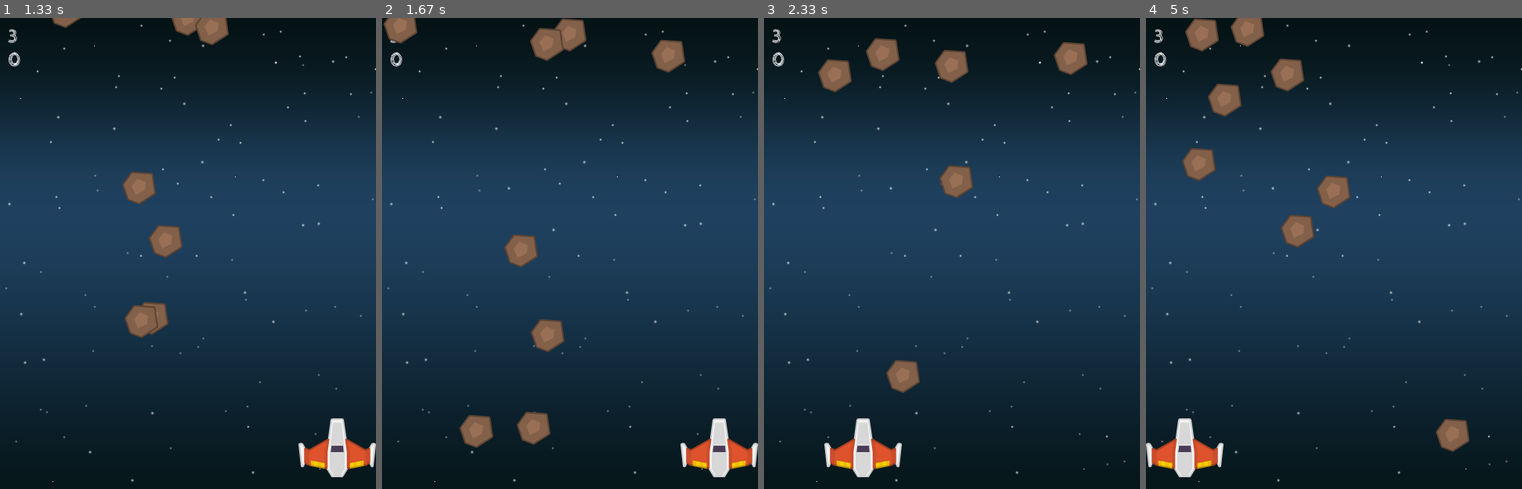
Above: before the commit, frames 1-4 (left to right).
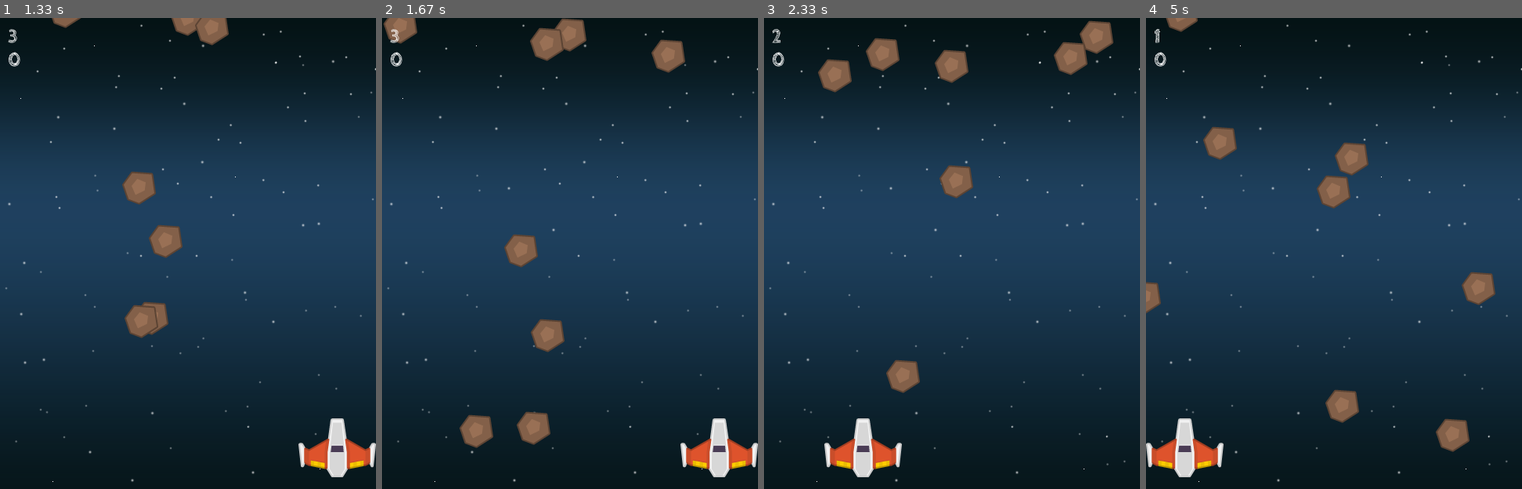
Above: after the commit, the same moments.

Repository: Fscheco/Proyecto-Final-Pygame-Checs
Game: pygame game, started from main.py
Two runs of this game, one before a commit and one after it. Both use one fixed random seed, a clock stepped at 60 frames per second and the inputs below.
Inputs:
- Up to frame 1 (1.33 s): tap Space at 0.33 s; hold Right 0.67-1.13 s; hold Right from 1.17 s (still down)
- Up to frame 2 (1.67 s): release Right at 1.63 s
- Up to frame 3 (2.33 s): hold Left 1.67-2.2 s; hold Left from 2.23 s (still down)
- Up to frame 4 (5 s): release Left at 2.63 s; hold Right 2.67-3.3 s; hold Left 3.33-3.8 s; hold Right 3.83-4.3 s; hold Left 4.33-4.8 s; hold Left from 4.83 s (still down)

Frame 1 is identical in both runs. In frame 2, less than 0.1% of the frame differs, in the area x 2-5%, y 2-6%; in frame 3, 0.5%; in frame 4, 5.1%, in the area x 0-93%, y 0-86%.

Commit message:
colisiones y explosiones

Diff:
--- a/StarAtlas/entidades.py
+++ b/StarAtlas/entidades.py
@@ -5,8 +5,12 @@
 
 
 class Player(Sprite):
-    def __init__(self, **Kwargs):
+    def __init__(self, pantalla, **Kwargs):
         super().__init__()
+        self.vidas = 3
+        self.pantalla = pantalla
+        self.explosion = pygame.sprite.Group()
+        self.colision = False
         self.image = pygame.image.load("resources/img/playerShip1_orange.png").convert_alpha()
         self.rect = self.image.get_rect(**Kwargs)
         self.posicion_inicial = Kwargs
@@ -28,16 +32,35 @@
             self.rect.right = ANCHO
         if self.rect.left < 0:
             self.rect.left = 0
+        if self.colision:
+            explosion = Explosion(self.pantalla, center=(self.rect.centerx, self.rect.centery))
+            self.explosion.add(explosion)
+            self.colision = False
+
+
+    def draw(self):
+        self.pantalla.blit(self.image, self.rect)
+        for self.explotado in self.explosion:
+            self.explotado.update()
+            self.explotado.draw()
+            if self.explotado.imagenActual == len(self.explotado.listaImagenes) - 1:
+                self.explotado.kill()
+
+
+
 
 class Meteoritos(Sprite):
-    def __init__(self):
+    def __init__(self, pantalla):
         super().__init__()
+        self.pantalla = pantalla
         self.image = pygame.image.load("resources/img/meteorBrown_med1.png").convert_alpha()
         self.rect = self.image.get_rect()
         self.rect.x = random.randrange(ANCHO - self.rect.width)
         self.rect.y = random.randrange(-100, -40)
         self.speedy = random.randrange(1, 8)
         self.speedx = random.randrange(-3, 3)
+        self.colision = False
+        self.explosion = pygame.sprite.Group()
 
     def update(self):
         self.rect.x += self.speedx
@@ -47,6 +70,47 @@
             self.rect.y = random.randrange(-100, -40)
             self.speedy = random.randrange(1, 5)
 
+    def comprobar_colision(self, player):
+        if not self.colision:
+            if self.rect.right >= player.rect.left and self.rect.left <= player.rect.right and \
+            self.rect.bottom >= player.rect.top and self.rect.top <= player.rect.bottom:
+                player.vidas -= 1
+                explosion = Explosion(self.pantalla, center=(self.rect.centerx, self.rect.centery))
+                self.explosion.add(explosion)
+                self.rect.top > ALTO or self.rect.right < 0 or self.rect.left > ANCHO
+                self.rect.x = random.randrange(ANCHO - self.rect.width)
+                self.rect.y = random.randrange(-100, -40)
+                self.speedy = random.randrange(1, 5)
+                self.colision = True
+                player.colision = True
+
+    def draw(self):
+        self.pantalla.blit(self.image, self.rect)
+        for self.explotado in self.explosion:
+            self.explotado.update()
+            self.explotado.draw()
+            if self.explotado.imagenActual == len(self.explotado.listaImagenes) - 1:
+                self.explotado.kill()
+
+
+class Explosion(Sprite):
+    def __init__(self, pantalla, **Kwargs):
+        super().__init__()
+        self.pantalla = pantalla
+        self.listaImagenes = []
+        for i in range(8):
+            self.listaImagenes.append(pygame.image.load(f"resources/img/SonicExplosion0{i}.png").convert_alpha())
+        self.imagenActual = 0
+        self.image = self.listaImagenes[self.imagenActual]
+        self.rect = self.image.get_rect(**Kwargs)
+
+    def update(self):
+        self.image = self.listaImagenes[self.imagenActual]
+        if self.imagenActual < len(self.listaImagenes) - 1:
+            self.imagenActual += 1
+
+    def draw(self):
+        self.pantalla.blit(self.image, self.rect)
 
 
 class Marcador(Sprite):
--- a/StarAtlas/escenas.py
+++ b/StarAtlas/escenas.py
@@ -10,8 +10,6 @@
         self.pantalla = pantalla
         self.reloj = pygame.time.Clock()
 
-    def bucle_principal():
-        pass
 
 class Portada(Escena):
     def __init__(self, pantalla):
@@ -40,46 +38,76 @@
         super().__init__(pantalla)
         self.fondo = pygame.image.load("resources/img/starfield.png")
         self.todos = pygame.sprite.Group()
-        self.player = Player(midbottom = (ANCHO // 2, ALTO -15))
-        self.meteoritos = []
+        self.player = Player(self.pantalla, midbottom = (ANCHO // 2, ALTO -15))
+        self.ListaMeteoritos = []
         for _ in range(8):
-            self.meteoritos.append(Meteoritos())
-
-
+            self.ListaMeteoritos.append(Meteoritos(self.pantalla))
 
         self.cuentaPuntos = Marcador(10, 40, "CabinSketch-Bold.ttf", 24, (255, 255, 255))
         self.cuentaVidas = Marcador(10, 10, "CabinSketch-Bold.ttf", 24, (255, 255, 255))
-        self.todos.add(self.player, self.cuentaPuntos, self.cuentaVidas, self.meteoritos)
+        self.todos.add(self.cuentaPuntos, self.cuentaVidas)
 
 
 
     def reset(self):
-        self.vidas = 3
+        self.player.vidas = 3
         self.puntos = 0
-        ## self.player.reset() ##
+        self.player.reset()
 
 
 
     def bucle_principal(self):
+
         self.reset()
-        while self.vidas > 0:
+        game_over = False
+        while not game_over:
             self.reloj.tick(FPS)
             for evento in pygame.event.get():
                 if evento.type == pygame.QUIT:
                     exit()
 
 
-            self.cuentaVidas.texto = self.vidas
+            self.pantalla.blit(self.fondo, (0,0))
+            ''' AREA DE DIBUJO '''
+            self.player.update()
+            self.player.draw()
+
+            for meteorito in self.ListaMeteoritos:
+                meteorito.comprobar_colision(self.player)
+                meteorito.update()
+                meteorito.draw()
+
+            self.cuentaVidas.texto = self.player.vidas
             self.cuentaPuntos.texto = self.puntos
+
+            if self.player.vidas <= 0:
+                game_over = True
 
             self.todos.update()
 
+            self.todos.draw(self.pantalla)
 
-
-            self.pantalla.blit(self.fondo, (0,0))
-            self.todos.draw(self.pantalla)
 
             pygame.display.flip()
 
 class Records(Escena):
-    pass
+
+    def __init__(self, pantalla):
+        super().__init__(pantalla)
+
+
+    def bucle_principal(self):
+        game_over = False
+        while not game_over:
+            for evento in pygame.event.get():
+                if evento.type == pygame.QUIT:
+                    exit()
+
+                if evento.type == pygame.KEYDOWN:
+                    if evento.key == pygame.K_SPACE:
+                        game_over = True
+
+            self.pantalla.fill((80, 80, 200))
+
+
+            pygame.display.flip()
